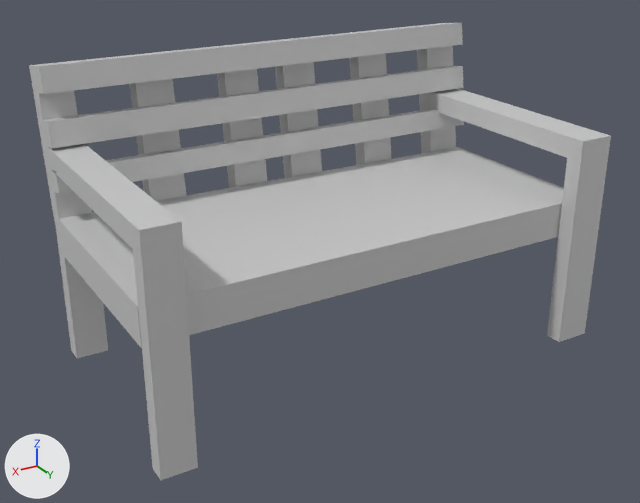
One commit to the Blender file Assets/Models/bench.blend: the scene before it, then after it.
Before and after are seen from a camera (50 mm lens) standing at (2.2, 6.21, 4.63) and looking at (-2.2, -1.14, 0.95). Lighting does not change. The marker at lower left points along +X, +Y and +Z.

Before the edit, the objects in view are built like this:
```python
mat_material = principled_material('Material')
mat_material.texture = img_material_base_color
me_cube = bpy.data.meshes.new('Cube')
me_cube.from_pydata(...)  # 246 vertices, 241 faces; spans x -28.4..1.0, y -15.6..1.0, z -1.0..17.1
me_cube.materials.append(mat_material)  # picture img_material_base_color
ob_cube = bpy.data.objects.new('Cube', me_cube)
ob_cube.location = (0.0, 0.0, 0.0)
ob_cube.scale = (0.172, 0.172, 0.172)
```
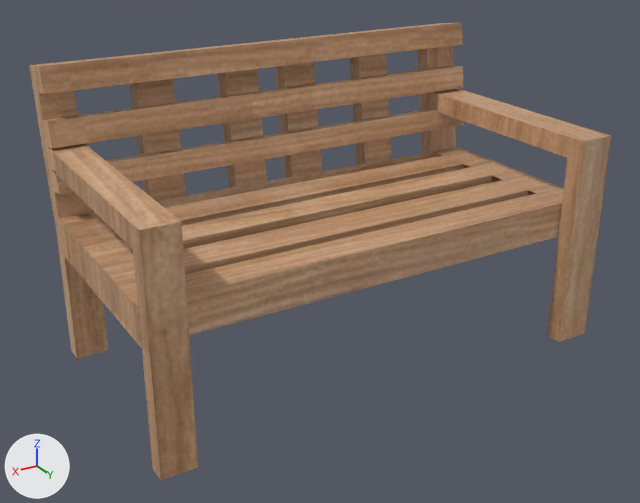
Location of each change, [x1, y1, x2, y2] in pixels of the pictures (640 x 503 px):
'Cube', surface changed, reshaped (grey to brown)
    both: [29, 23, 611, 480]
part 1 of me_cube, built on
    both: [59, 147, 563, 329]
part 2 of me_cube, surface changed (grey to brown)
    both: [83, 66, 464, 143]

Diff of the bpy script that builds the scene:
```diff
--- a/Assets/Models/bench.blend.py
+++ b/Assets/Models/bench.blend.py
@@ img_houttextuur_jpg @@
+img_houttextuur_jpg = load_image('houttextuur.jpg', '../Textures/houtenbanktextuur.jpg', 4000, 4000, 'sRGB')
@@ mat_material @@
 mat_material = principled_material('Material')
-mat_material.texture = img_material_base_color
+mat_material.texture = img_houttextuur_jpg
@@ me_cube @@
 # used by ob_cube; location = (0.0, 0.0, 0.0); scale = (0.172, 0.172, 0.172)
-me_cube.from_pydata(...)  # 246 vertices, 241 faces; spans x -28.4..1.0, y -15.6..1.0, z -1.0..17.1
+me_cube.from_pydata(...)  # 313 vertices, 303 faces; spans x -28.4..1.0, y -15.6..1.0, z -1.0..17.1
+# me_cube part 1
+# 50 faces are deleted
+# 29 vertices are added at x -28.4..1.0, y -11.9..-5.4, z 5.9..8.2
+# 18 new vertices lie (0.0, 1.1, 0.0) away from vertices in x -28.4..1.0, y -12.9..-6.5, z 5.9..8.2
+# 10 new vertices lie (0.0, 1.4, 0.0) away from vertices in x -28.4..1.0, y -4.4, z 5.9..8.2
+# 10 new vertices lie (0.0, 1.3, 0.0) away from vertices in x -28.4..1.0, y -10.8, z 5.9..8.2
+# 112 new faces join them
+# me_cube part 2: 1 kept faces spanning x -28.4..-1.0, y -12.9..-12.7, z 12.6..14.1 get new texture (UV) coordinates
 me_cube.materials.append(mat_material)
```
